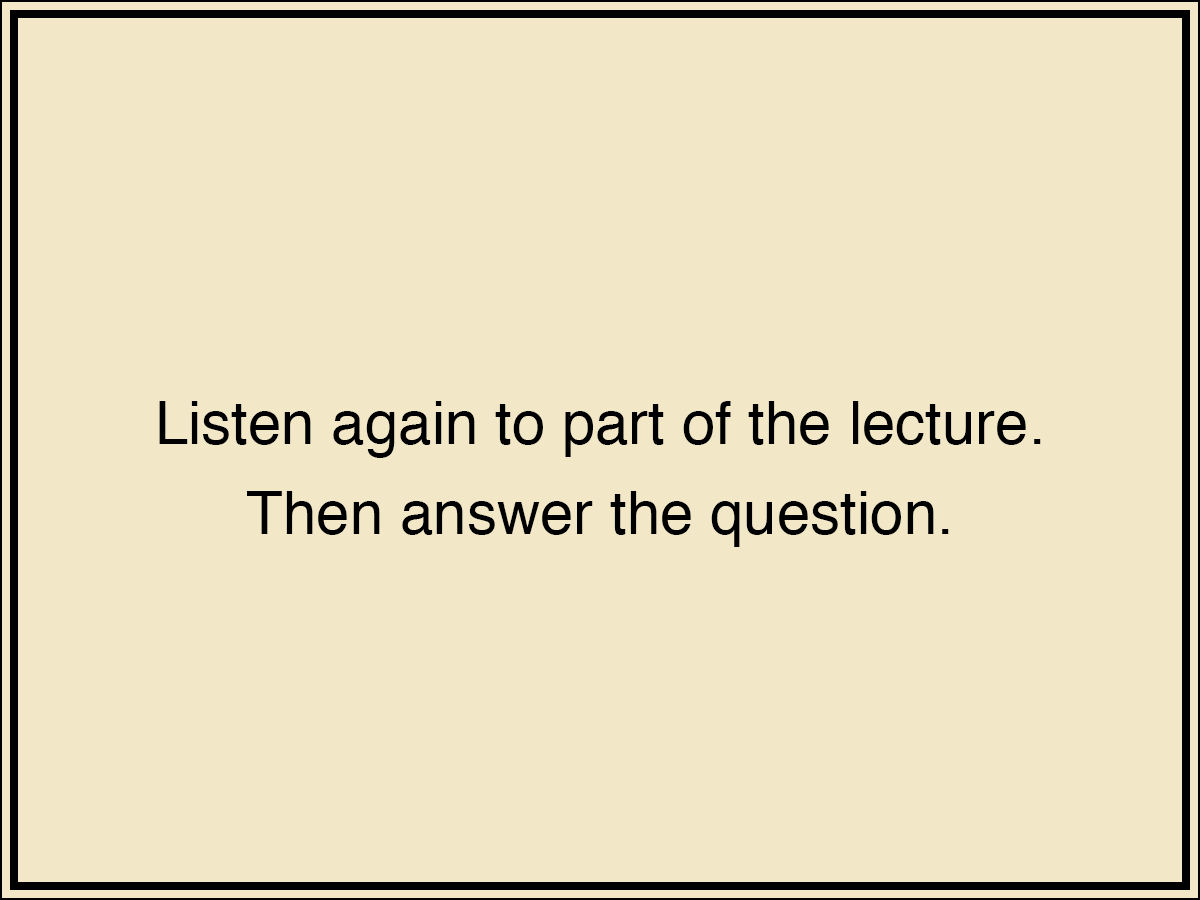
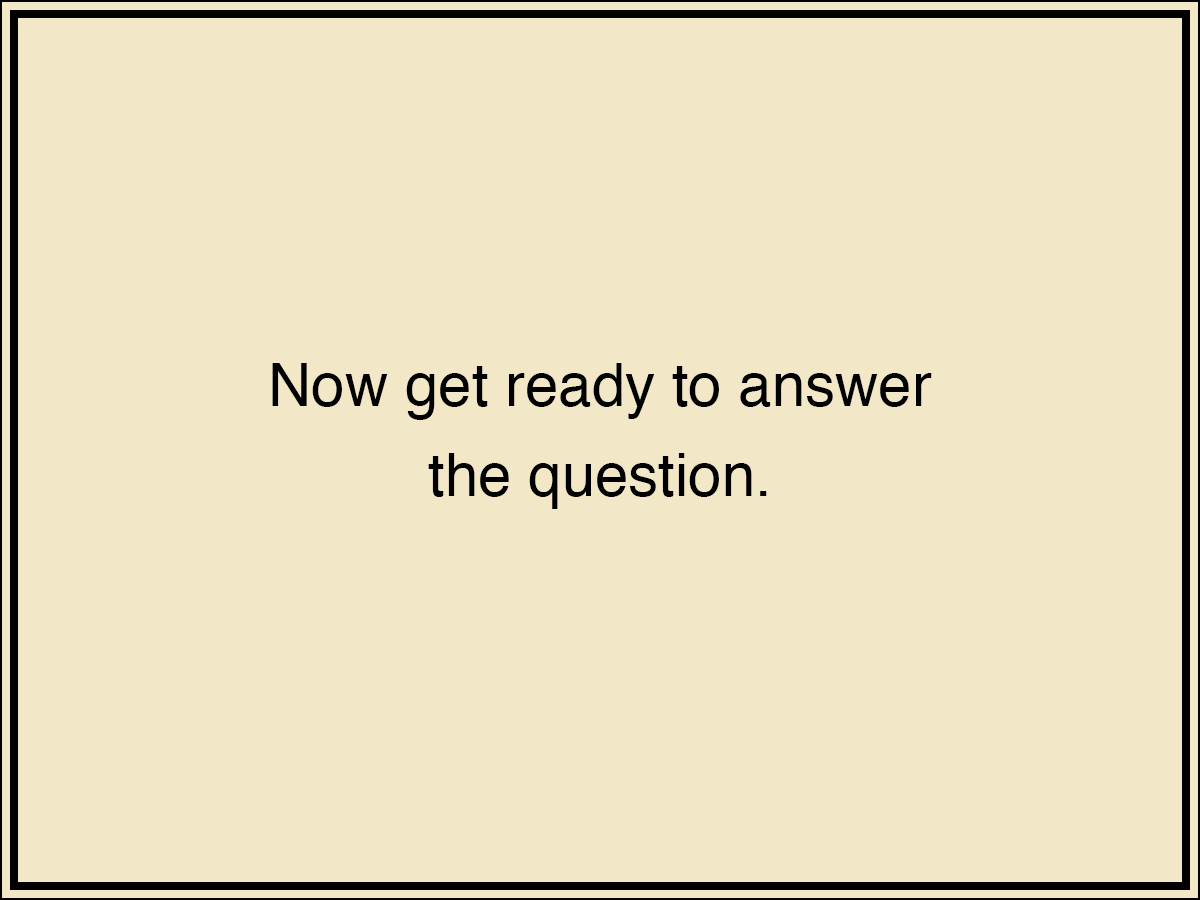
The second 1200 × 900 image is a revision of the first. Changes to its layers:
hid group "replay_lecture" (4 layers) over (x1=159, y1=363, x2=1041, y2=547)
hid group "replay_conversation" (4 layers) over (x1=159, y1=363, x2=1041, y2=547)
added group "ready_to_answer_2" with 4 layers over (x1=159, y1=363, x2=1041, y2=547)
added layer "Now get ready to answer the question." in group "ready_to_answer_2" over (x1=272, y1=363, x2=932, y2=509)
added layer "inner" (4th of 4, in "ready_to_answer_2") in group "ready_to_answer_2" over (x1=159, y1=363, x2=1041, y2=547)
added layer "outer" (4th of 4, in "ready_to_answer_2") in group "ready_to_answer_2" over (x1=159, y1=363, x2=1041, y2=547)
added layer "Layer 1" (4th of 4, in "ready_to_answer_2") in group "ready_to_answer_2" over (x1=159, y1=363, x2=1041, y2=547)
